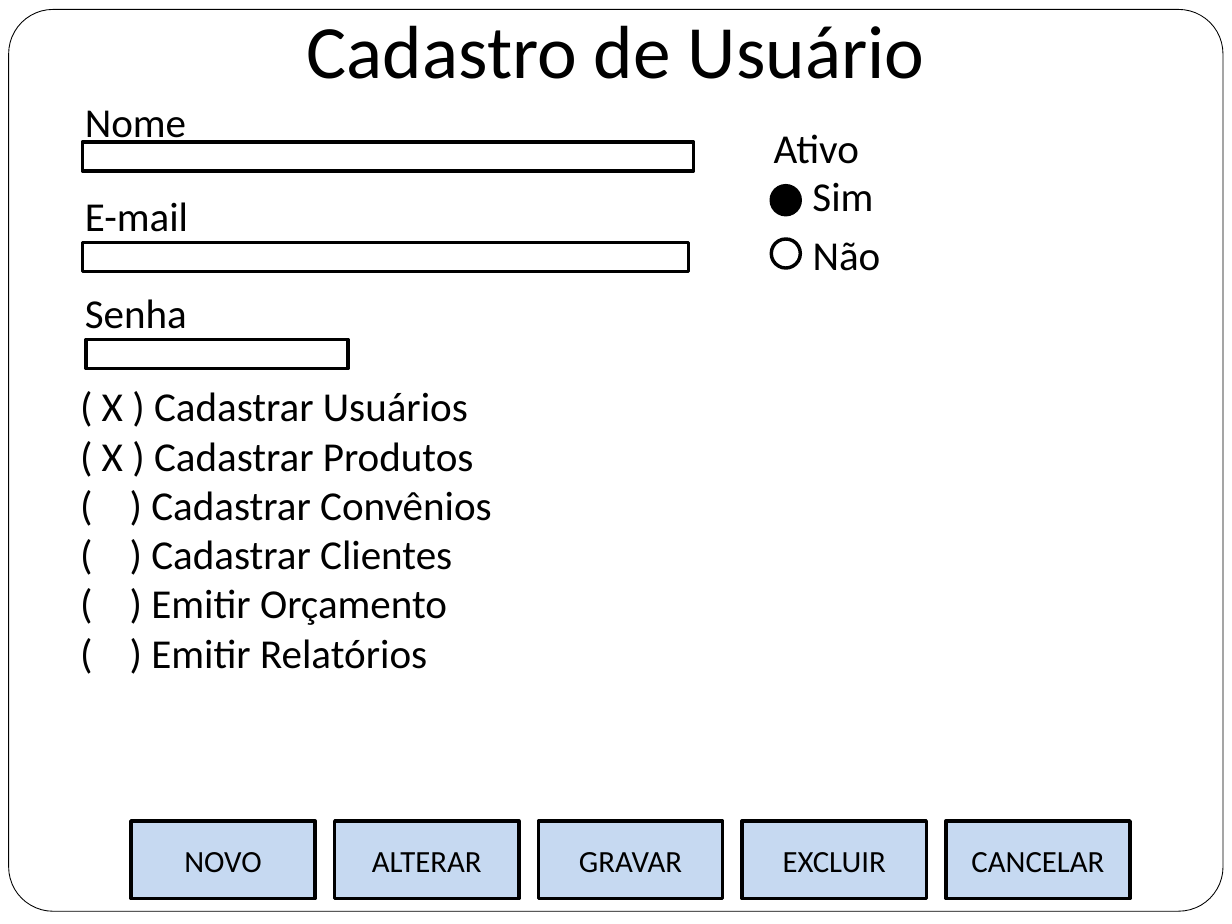
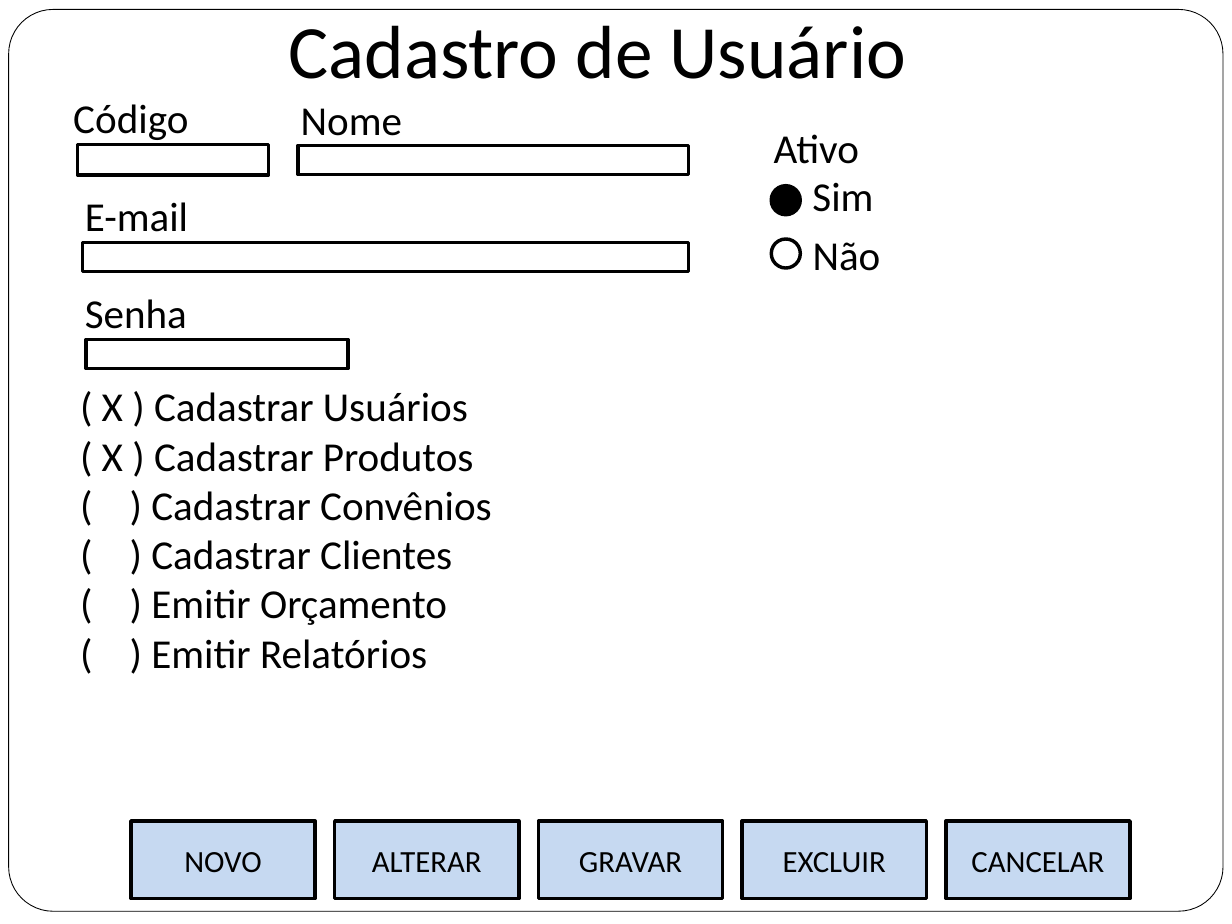
Before and after one commit to flaviochagas/PosGrupo4, a slide deck: slide 3 of Site/site/documentos/prototipos.pptx. Drawn at 1232x924 pixels with LibreOffice and Linux fonts; fonts in the diff are those of the drawing. Boxes give left, top, right and bottom in pixels: in the first picture for what was removed or moved away, otherwise in the second. Text is boxed around its words. In the diff, an @@ line names an element or a change of style, - is before the commit and + after.

```diff
--- a/Site/site/documentos/prototipos.pptx
+++ b/Site/site/documentos/prototipos.pptx
@@ text "Cadastro de Usuário": place and size @@
-text "Cadastro de Usuário" at (307,25,924,79)
+text "Cadastro de Usuário" at (288,25,906,79)
@@ text "Nome" rewrapped from (85,110,186,144) to (301,108,402,146) @@
@@ text added at (73,104,188,140), 24 pt, text #000000 @@
+Código
@@ rectangle added at (78,144,269,175), fill #FFFFFF, outline #000000 2.01 pt @@
@@ rectangle: place and size @@
-rectangle at (83,142,694,171)
+rectangle at (298,145,689,175)
```
Also in this commit, not shown: 6 other slides changed, 1 other file.
